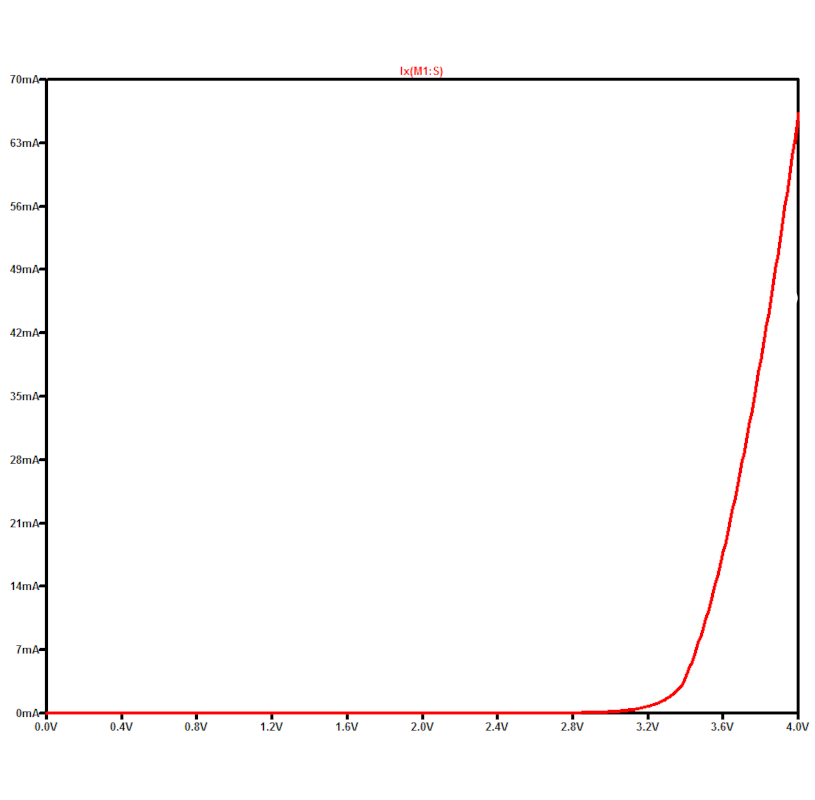
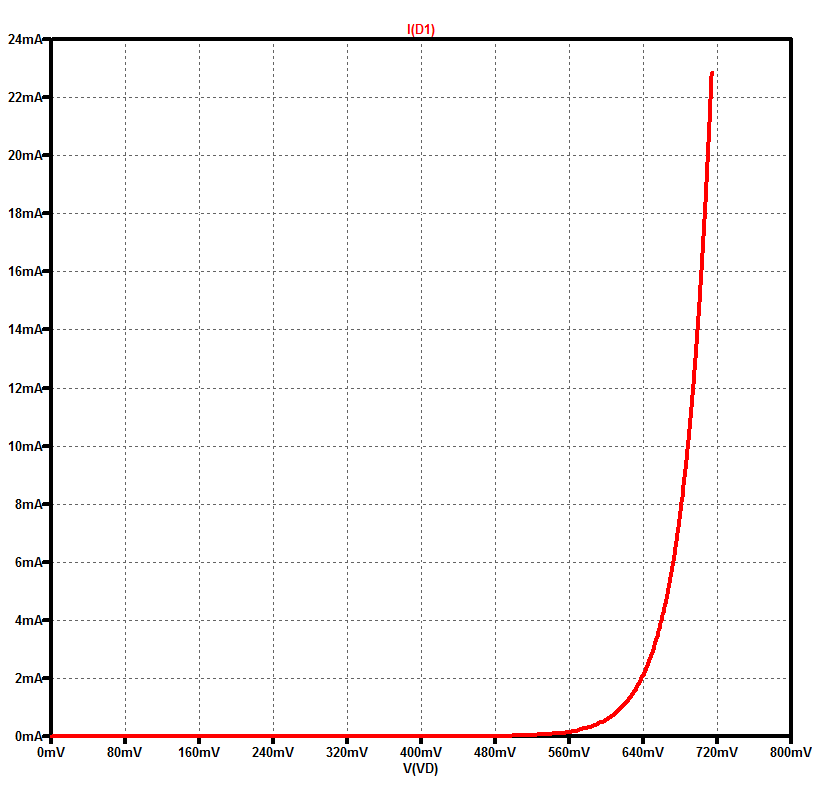
Layered file, before and after one edit (815px x 800px). Changes by layer:
hid "pmos trans", painted on it over [10,64,810,735]
showed "diodo", moved it above "Fondo" over [8,24,812,776]
